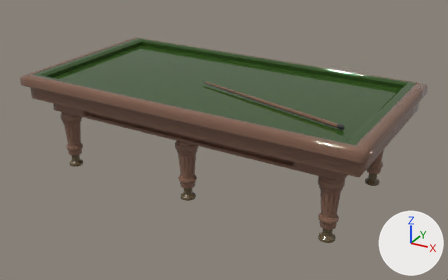
Renders of the FBX model public/pool-table/table.fbx from each side of a commit.
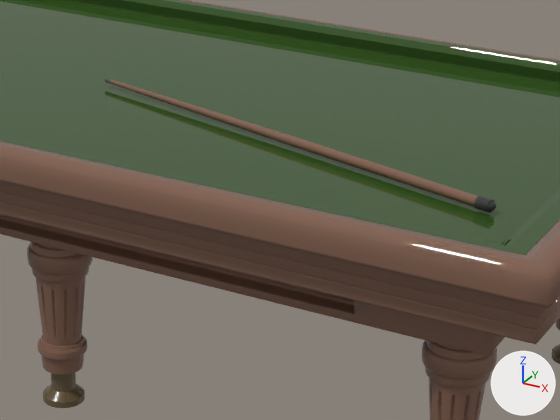
Old and new are each drawn whole from a camera (50 mm lens) standing at (0.1438, -0.2621, 0.1509) and looking at (0.0003, -0.0013, 0.0205) and again close up on the part from 37% to 82% of the width and 19% to 73% of the height. Every picture has the same lights, and +X, +Y and +Z are marked at lower right. The last two pictures show the newer version. Where no turn or scale is listed for an object, it has been applied to the vertices. Vertices at exactly the same position are counted once.
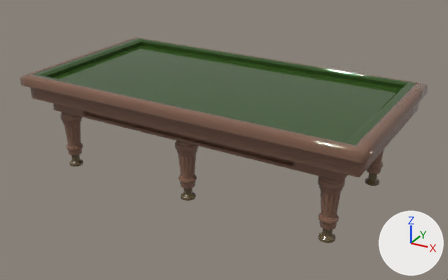
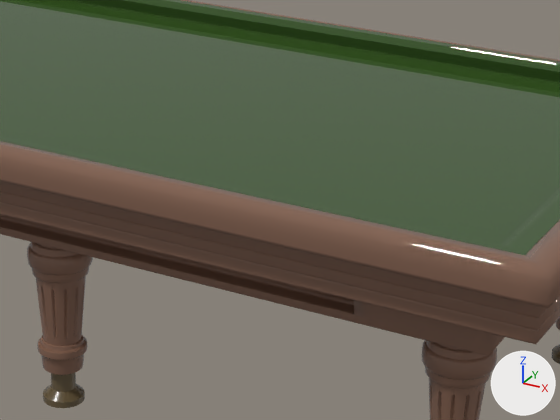
Where the change shows, as pixel boxes [x1, y1, x2, y2] in the close-ups (560 x 420 px):
```json
{"part": 1, "of": "me_mesh", "change": "deleted", "before": [104, 78, 496, 213]}
```

The change, as JSON lines over the scene's bpy script:
```json
{"block": "me_mesh", "where": "# used by ob_default; location = (-0.0029, 0.0003, 0.0531)"}
{"op": "remove", "block": "me_mesh", "code": "me_mesh.from_pydata(...)  # 11906 vertices, 23716 faces; spans x -0.093..0.094, y -0.051..0.05, z -0.053..0.0"}
{"op": "remove", "block": "me_mesh", "code": "me_mesh.materials.append(mat_bilardo_masadefault)  # white #e7e7e7"}
{"op": "remove", "block": "me_mesh", "code": "me_mesh.materials.append(mat_material__72)  # dark grey #383838"}
{"op": "add", "block": "me_mesh", "code": "me_mesh.from_pydata(...)  # 11461 vertices, 22830 faces; spans x -0.093..0.094, y -0.051..0.05, z -0.053..0.0"}
{"block": "me_mesh", "change": "me_mesh part 1: the loose piece of 445 vertices spanning x -0.008..0.075, y -0.029..-0.003, z -0.003..-0.001 is deleted"}
{"op": "remove", "block": "me_mesh", "code": "me_mesh.materials.append(mat_clean_aluminium_matte)  # dark grey #4f4f4f"}
```
